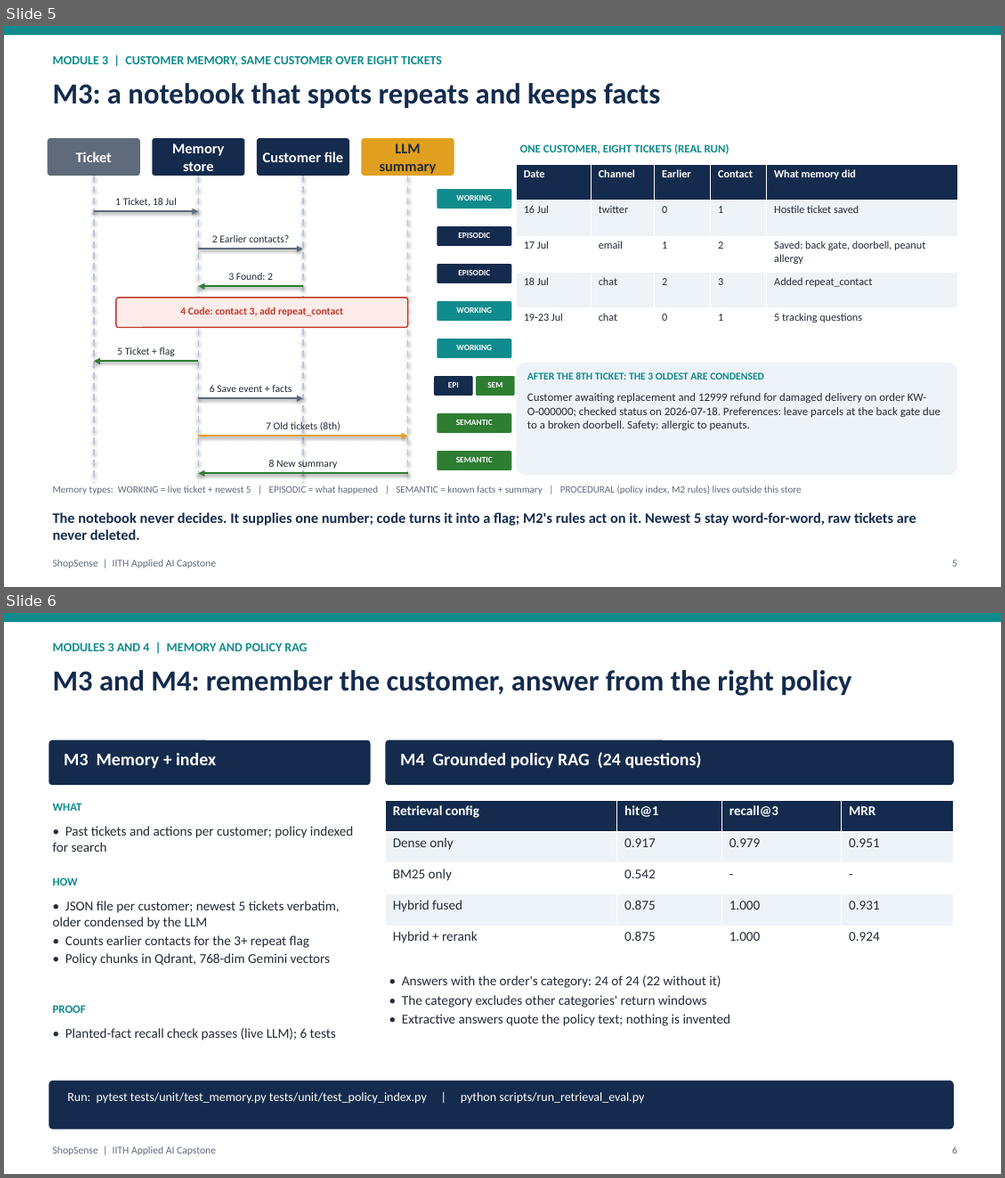
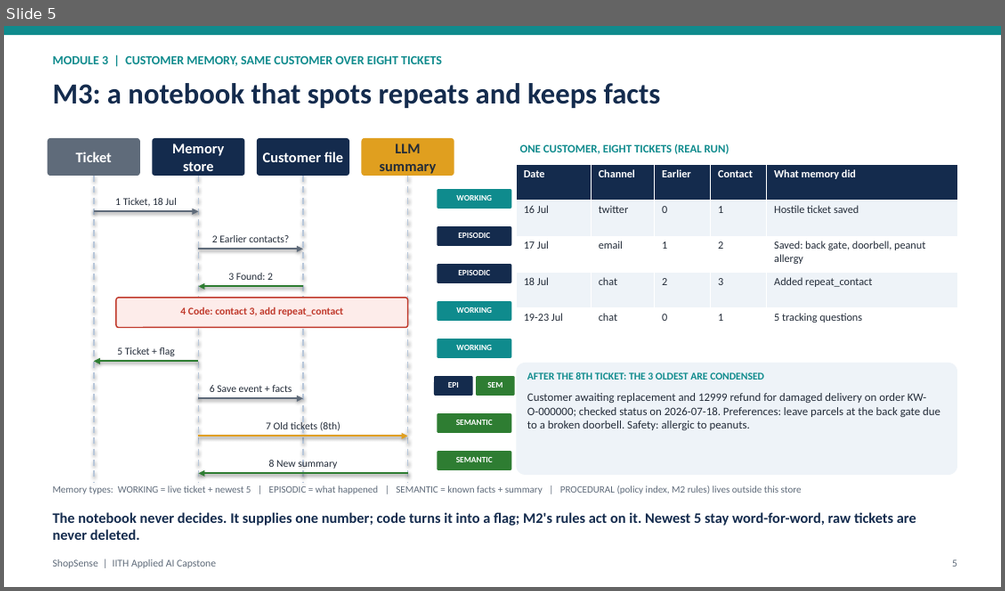
Before and after one commit to abhraj786/iith-ai-capstone-shopsense, a slide deck: docs/deck/iith-ai-capstone-shopsense.pptx. Shown one above the other, each under a label of ours: slides 5 and 6 before the commit, slide 5 after it. The pictures are 1005x1178 and 1005x591 pixels, drawn with LibreOffice and Linux fonts; fonts in the diff are those of the drawing. Boxes give left, top, right and bottom in pixels: in the first picture for what was removed or moved away, otherwise in the second. Text is boxed around its words. In the diff, an @@ line names an element or a change of style, - is before the commit and + after.

Commit message:
Deck + docs: M4 sequence diagram and slide; refresh test count

```diff
--- a/docs/deck/iith-ai-capstone-shopsense.pptx
+++ b/docs/deck/iith-ai-capstone-shopsense.pptx
@@ slide 6 removed at bbox=[4, 613, 1001, 1174], background #FFFFFF @@
@@ rectangle removed at bbox=[4, 613, 1001, 622] @@
@@ text removed at bbox=[53, 643, 307, 651] @@
-MODULES 3 AND 4 | MEMORY AND POLICY RAG
@@ text removed at bbox=[53, 670, 851, 696] @@
-M3 and M4: remember the customer, answer from the right policy
@@ rounded rectangle removed at bbox=[48, 740, 371, 785] @@
@@ rounded rectangle removed at bbox=[386, 740, 954, 785] @@
@@ text removed at bbox=[64, 753, 216, 768] @@
-M3 Memory + index
@@ text removed at bbox=[400, 752, 702, 768] @@
-M4 Grounded policy RAG (24 questions)
@@ text removed at bbox=[53, 803, 82, 811] @@
-WHAT
@@ text removed at bbox=[53, 826, 353, 852] @@
-• Past tickets and actions per customer; policy indexed for search
@@ table removed at bbox=[386, 800, 954, 957], 5 rows, 4 columns @@
-Retrieval config | hit@1 | recall@3 | MRR
-Dense only | 0.917 | 0.979 | 0.951
-BM25 only | 0.542 | - | -
-Hybrid fused | 0.875 | 1.000 | 0.931
-Hybrid + rerank | 0.875 | 1.000 | 0.924
@@ text removed at bbox=[53, 877, 78, 885] @@
-HOW
@@ text removed at bbox=[53, 900, 340, 965] @@
-• JSON file per customer; newest 5 tickets verbatim, older condensed by the LLM
-• Counts earlier contacts for the 3+ repeat flag
-• Policy chunks in Qdrant, 768-dim Gemini vectors
@@ text removed at bbox=[402, 975, 731, 1026] @@
-• Answers with the order's category: 24 of 24 (22 without it)
-• The category excludes other categories' return windows
-• Extractive answers quote the policy text; nothing is invented
@@ text removed at bbox=[53, 1005, 86, 1013] @@
-PROOF
@@ text removed at bbox=[65, 1028, 336, 1040] @@
-• Planted-fact recall check passes (live LLM); 6 tests
@@ rounded rectangle removed at bbox=[48, 1080, 954, 1129] @@
@@ text removed at bbox=[67, 1092, 644, 1103] @@
-Run: pytest tests/unit/test_memory.py tests/unit/test_policy_index.py | python scripts/run_retrieval_eval.py
@@ text removed at bbox=[53, 1146, 216, 1155] @@
-ShopSense | IITH Applied AI Capstone
@@ text removed at bbox=[952, 1146, 957, 1153] @@
-6
```
Also in this commit, not shown: 2 slides changed, 1 slide added, 3 other files.
